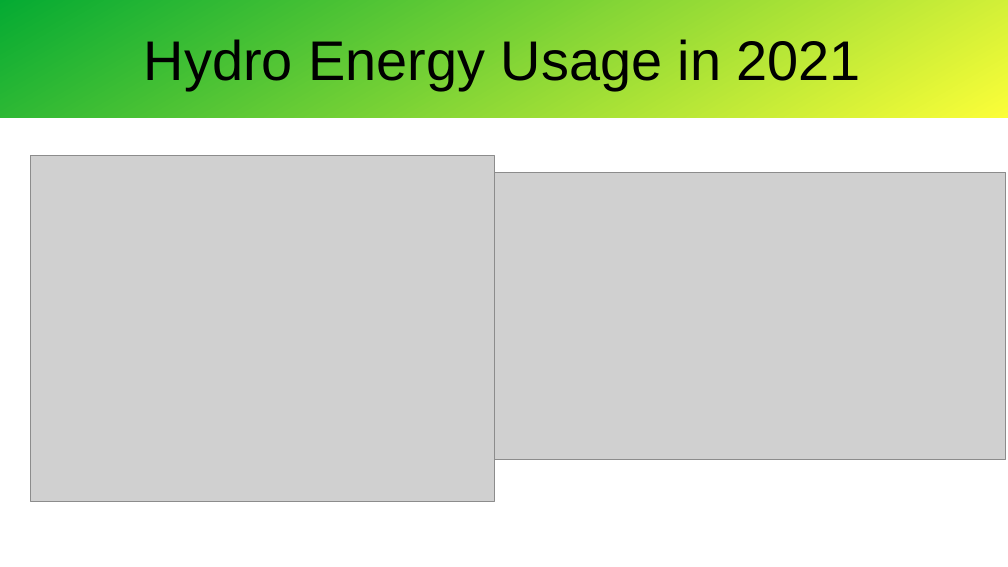
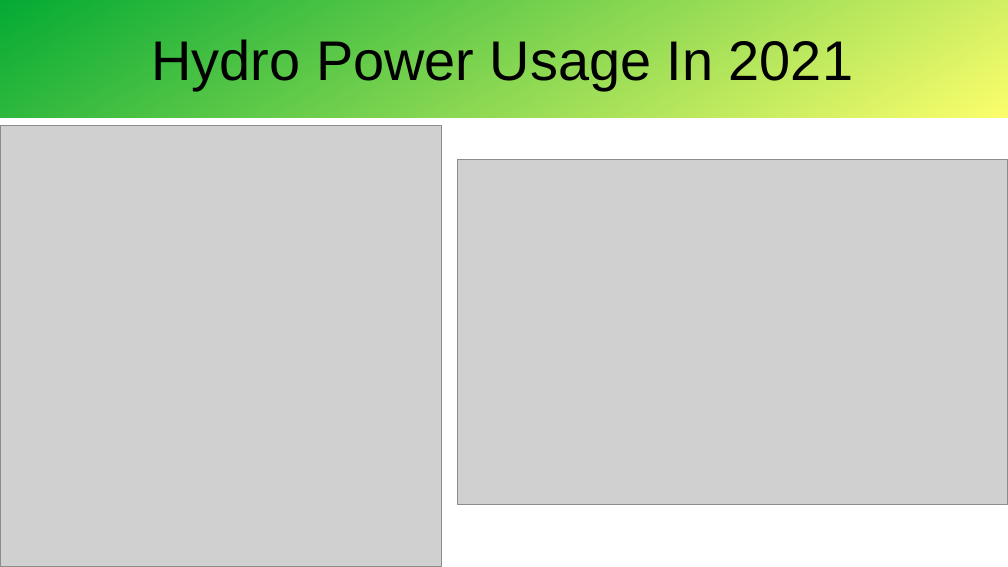
Before and after one commit to kim-tynes/EnergySourcesPortfolioProject, a slide deck: slide 2 of energy.pptx. Drawn at 1008x567 pixels with LibreOffice and Linux fonts; fonts in the diff are those of the drawing; grey boxes stand for pictures. Boxes give left, top, right and bottom in pixels: in the first picture for what was removed or moved away, otherwise in the second. Text is boxed around its words. In the diff, an @@ line names an element or a change of style, - is before the commit and + after.

```diff
--- a/energy.pptx
+++ b/energy.pptx
@@ title "Hydro Power Usage In 2021" at (0,0,1008,117): fill gradient #00A933 to #FFFF38 to gradient #00A933 to #FFFF6D @@
@@ title at (152,39,853,90): text changed @@
-Hydro Energy Usage in 2021
+Hydro Power Usage In 2021
@@ picture: place and size @@
-picture at (30,155,495,501)
+picture at (0,125,442,567)
@@ picture: place and size @@
-picture at (495,172,1006,459)
+picture at (457,160,1008,504)
```
Also in this commit, not shown: 6 other slides changed.
